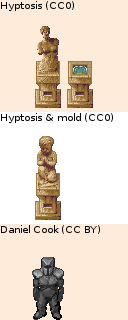
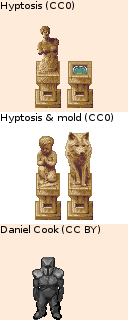
The second 128×320 image is a revision of the first. Changes to its layers:
painted on "attrib3" over [65, 132, 93, 220]
